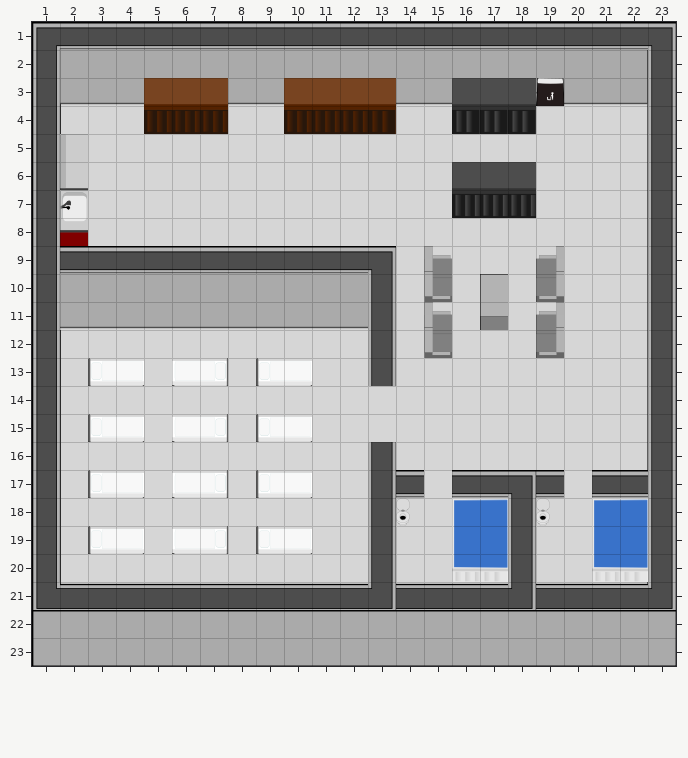
Two versions of a level (Tiled map, android/assets/map2.tmx). The picture above was drawn from the file before the commit.
Cells are 50x50 px. Shown: x 1..23, y 1..23.
After:
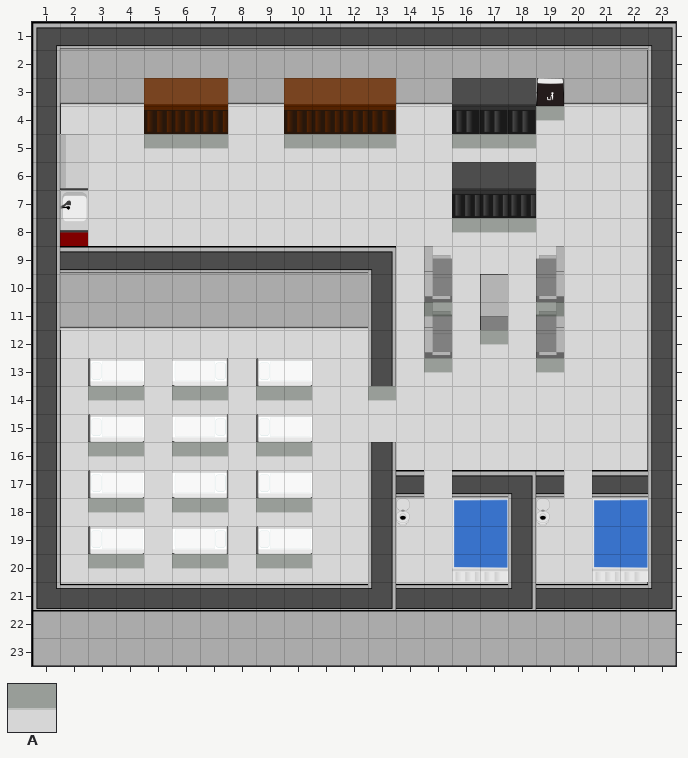
Key: from "shadow": A 0.
_ is an empty cell, . an unchanged one.
Tiles of an added or newly shown layer are drawn over the layers below it.
See-through tiles are keyed as they look on the map.
Change:
--- layer "shadow" (added)
@@ x 5..19 @@
- 4 .............._
- 5 ___..____..___.
+ 4 ..............A
+ 5 AAA..AAAA..AAA.
@@ x 16..18 @@
- 8 ___
+ 8 AAA
@@ x 3..19 @@
-11 ............_..._
-12 .............._..
-13 ............_..._
-14 __.__.__.._......
+11 ............A...A
+12 ..............A..
+13 ............A...A
+14 AA.AA.AA..A......
@@ x 3..10 @@
-16 __.__.__
+16 AA.AA.AA
@@ x 3..10 @@
-18 __.__.__
+18 AA.AA.AA
@@ x 3..10 @@
-20 __.__.__
+20 AA.AA.AA
